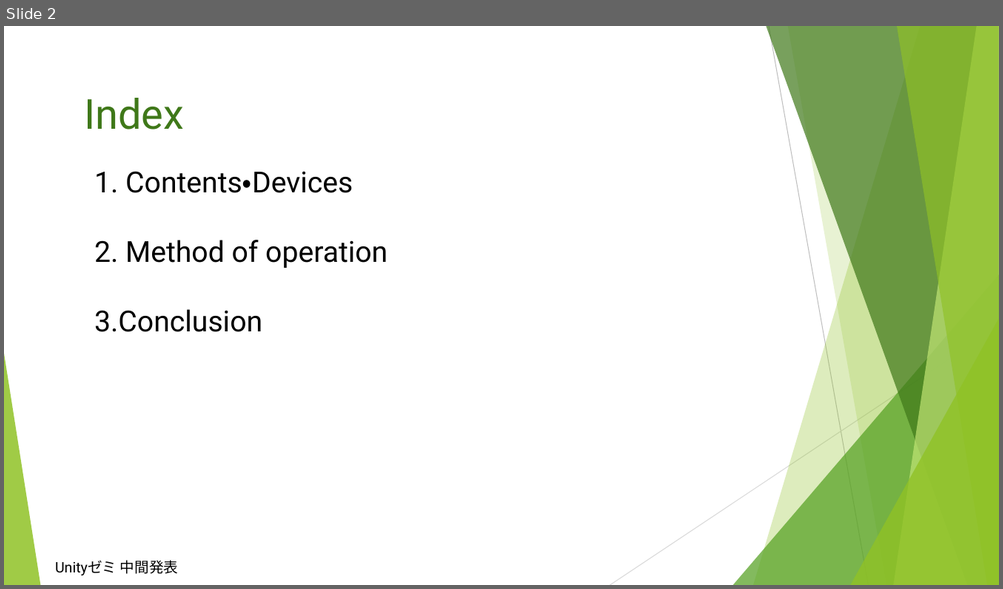
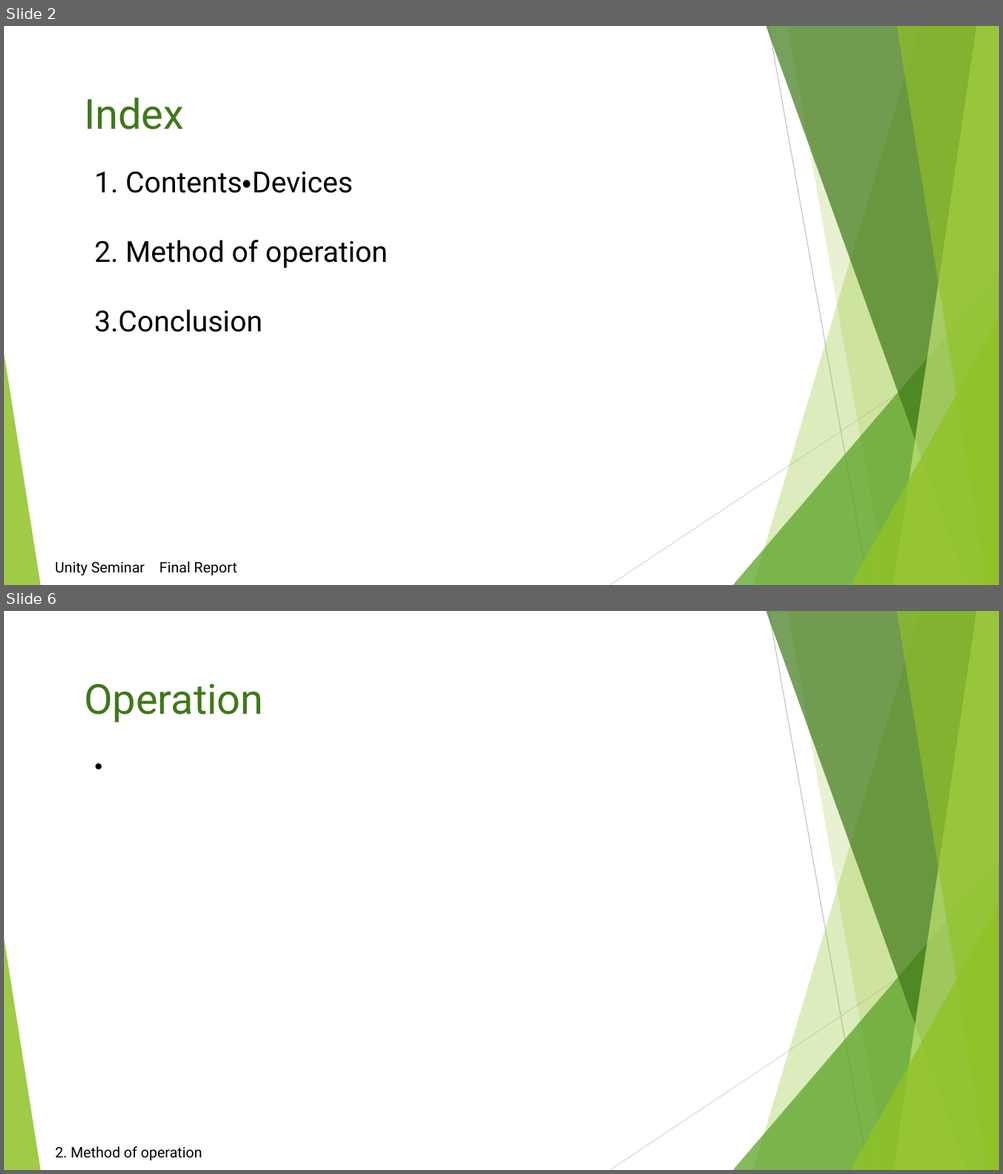
Before and after one commit to UnitySeminarAGroup/Unity_Seminar_A_Group, a slide deck: Unityゼミ最終発表用プレゼン.pptx. Shown one above the other, each under a label of ours: slide 2 before the commit, slides 2 and 6 after it; the slides between them are not shown. The pictures are 1003x589 and 1003x1174 pixels, drawn with LibreOffice and Linux fonts; fonts in the diff are those of the drawing. Boxes give left, top, right and bottom in pixels: in the first picture for what was removed or moved away, otherwise in the second. Text is boxed around its words. In the diff, an @@ line names an element or a change of style, - is before the commit and + after.

```diff
--- a/Unityゼミ最終発表用プレゼン.pptx
+++ b/Unityゼミ最終発表用プレゼン.pptx
@@ slide 6 added at (4,611,999,1170), background #FFFFFF; not listed: 10 template elements that a slide beside it also shows @@
@@ text added at (84,684,264,723), 40 pt, text #3F7819 @@
+Operation
@@ text added at (84,763,113,770), 28 pt, text #000000 @@
+・
@@ text added at (55,1147,202,1161), 14 pt, text #000000 @@
+2. Method of operation
@@ slide 2 changed as well @@
@@ text at (55,562,237,577): text changed @@
-Unityゼミ 中間発表
+Unity Seminar Final Report
```
Also in this commit, not shown: 2 other slides changed, 4 other slides added, 5 slides removed, 2 other files.
